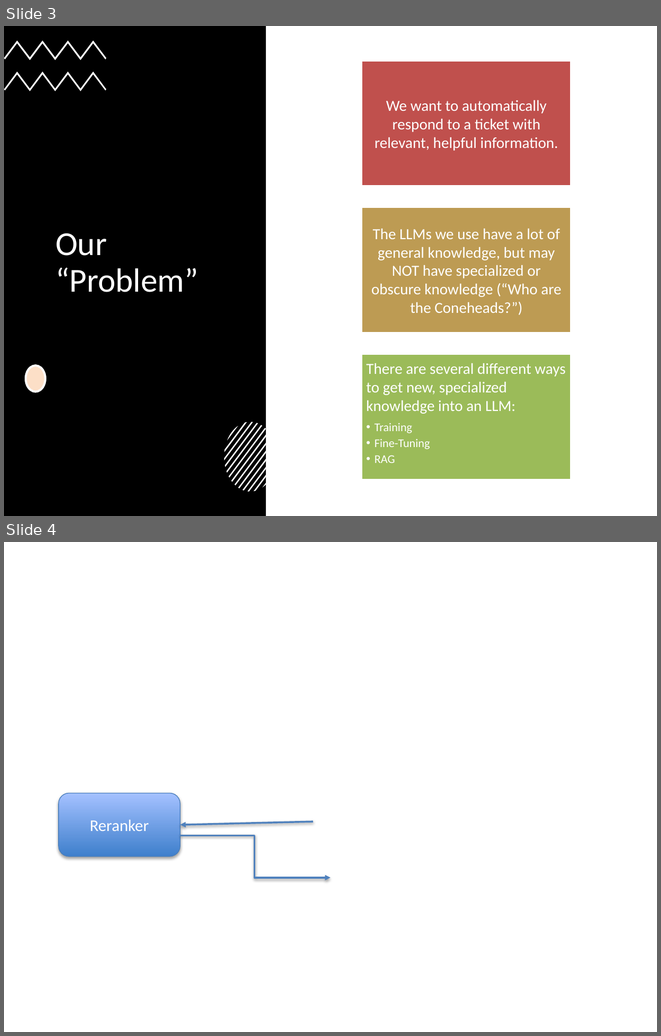
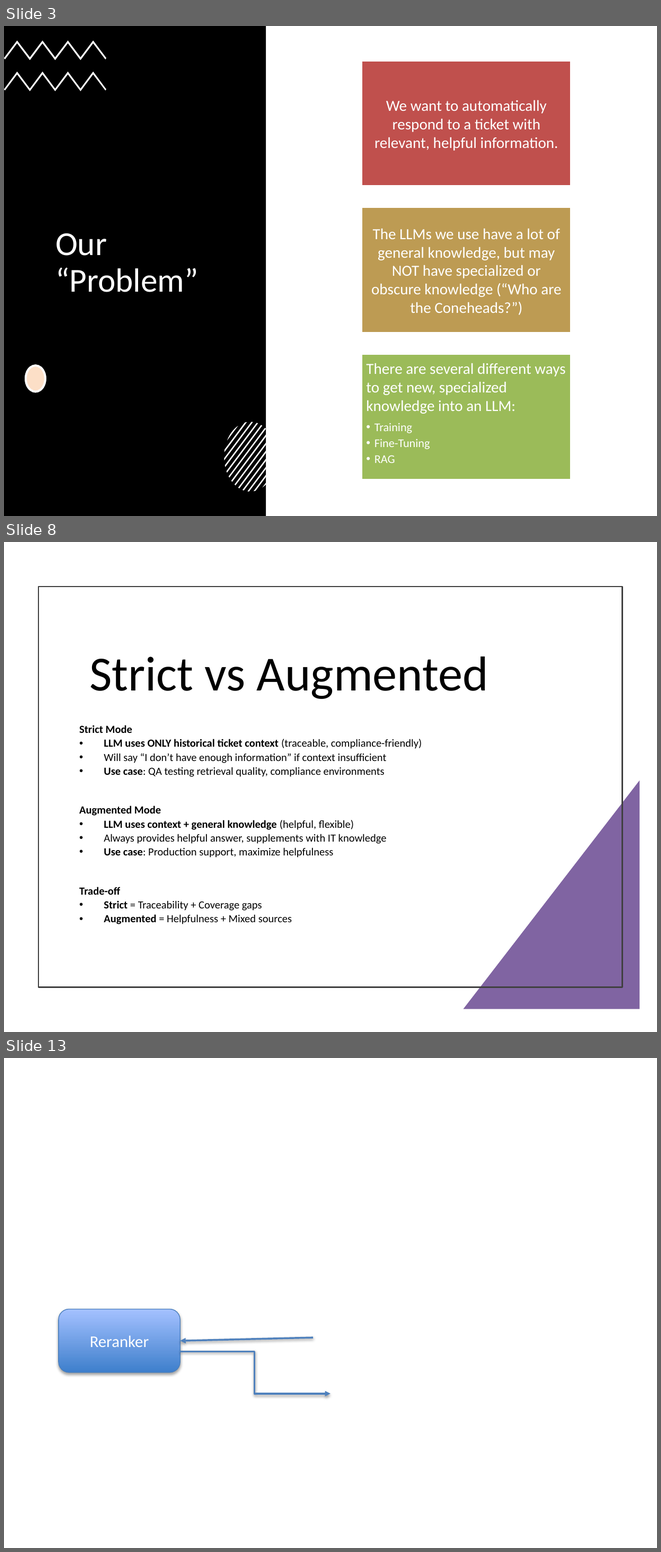
Before and after one commit to tniccum21/LLM_Class, a slide deck: Week06/Week06.pptx. Shown one above the other, each under a label of ours: slides 3 and 4 before the commit, slides 3, 8 and 13 after it; the slides between them are not shown. The pictures are 661x1036 and 661x1552 pixels, drawn with LibreOffice and Linux fonts; fonts in the diff are those of the drawing; background and template pictures are left out. Boxes give left, top, right and bottom in pixels: in the first picture for what was removed or moved away, otherwise in the second. Text is boxed around its words. In the diff, an @@ line names an element or a change of style, - is before the commit and + after.

```diff
--- a/Week06/Week06.pptx
+++ b/Week06/Week06.pptx
@@ slide 8 added at bbox=[4, 542, 657, 1032], background #FFFFFF @@
@@ rectangle added at bbox=[38, 587, 623, 987], outline #404040 1.5 pt @@
@@ title added at bbox=[89, 656, 488, 699], 54 pt, text #000000 @@
+Strict vs Augmented
@@ text added at bbox=[79, 725, 422, 924], 12 pt, text #000000 @@
+Strict Mode
+• LLM uses ONLY historical ticket context (traceable, compliance-friendly)
+• Will say “I don’t have enough information” if context insufficient
+• Use case: QA testing retrieval quality, compliance environments
+Augmented Mode
+• LLM uses context + general knowledge (helpful, flexible)
+• Always provides helpful answer, supplements with IT knowledge
+• Use case: Production support, maximize helpfulness
+Trade-off
+• Strict = Traceability + Coverage gaps
+• Augmented = Helpfulness + Mixed sources
@@ right triangle added at bbox=[463, 780, 639, 1009], fill #8064A2 @@
@@ what was slide 4 is now slide 13 @@
```
Also in this commit, not shown: 8 other slides added, 5 slides removed, 14 other files.
